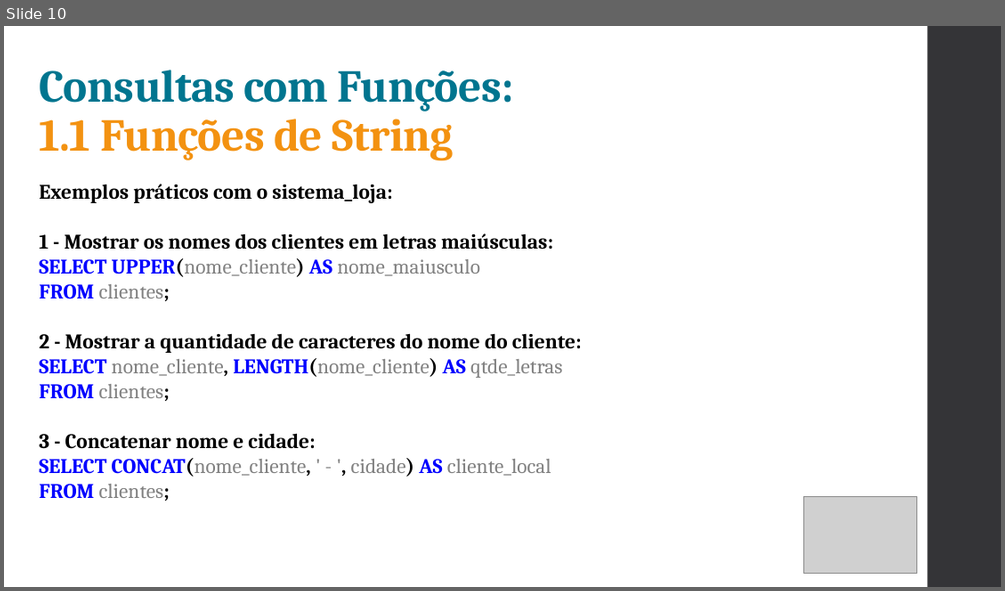
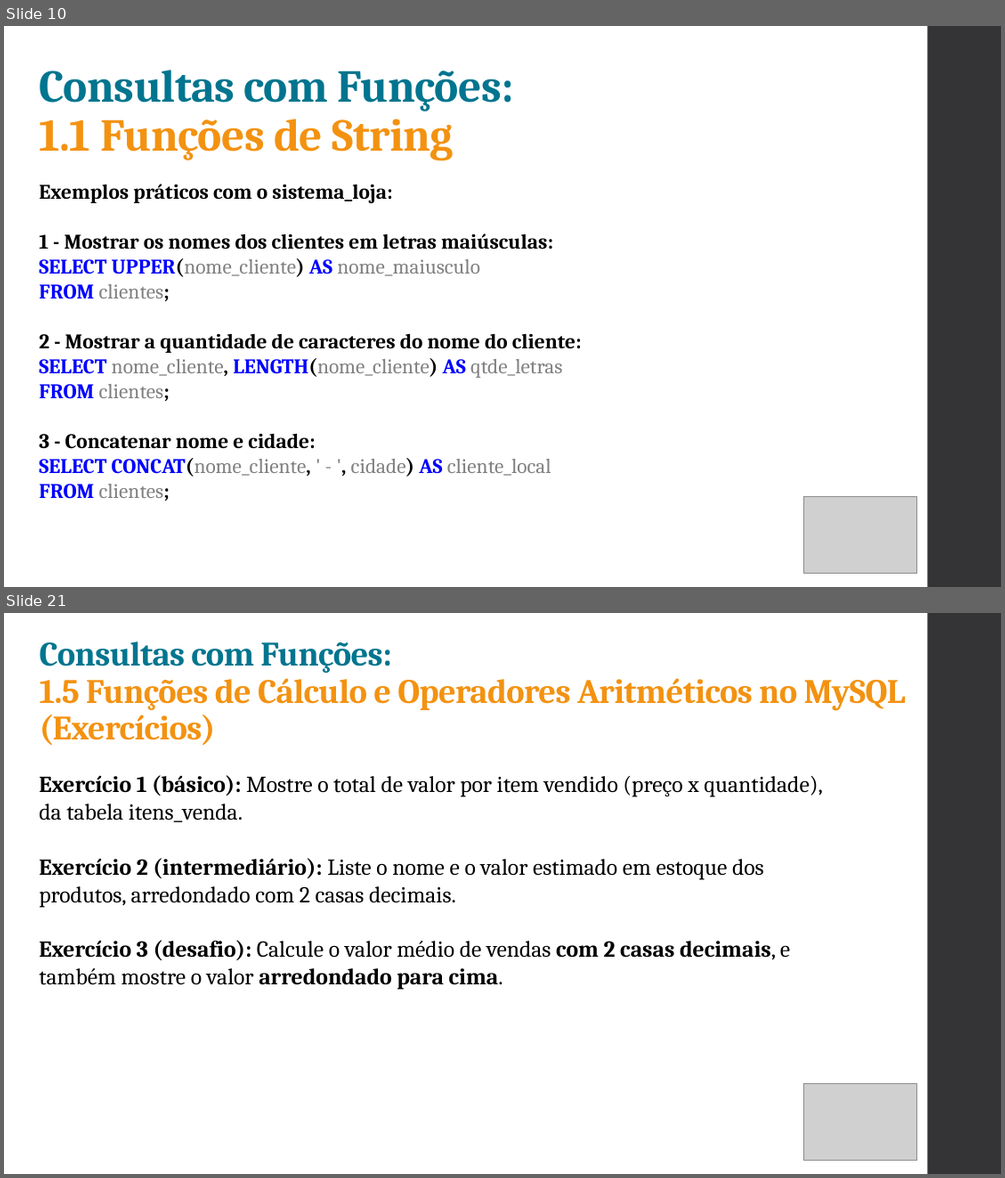
Before and after one commit to ruanSTT/database-mysql, a slide deck: Aula 03/Aula03.pptx. Shown one above the other, each under a label of ours: slide 10 before the commit, slides 10 and 21 after it; the slides between them are not shown. The pictures are 1005x591 and 1005x1178 pixels, drawn with LibreOffice and Linux fonts; fonts in the diff are those of the drawing; grey boxes stand for pictures. Boxes give left, top, right and bottom in pixels: in the first picture for what was removed or moved away, otherwise in the second. Text is boxed around its words. In the diff, an @@ line names an element or a change of style, - is before the commit and + after.

```diff
--- a/Aula 03/Aula03.pptx
+++ b/Aula 03/Aula03.pptx
@@ slide 21 added at (4,613,1001,1174), background #FFFFFF; not listed: 1 template element that a slide beside it also shows @@
@@ title added at (40,641,906,745), 33 pt, text #F39211, bold @@
+Consultas com Funções:
+1.5 Funções de Cálculo e Operadores Aritméticos no MySQL (Exercícios)
@@ text added at (39,775,823,989), 22 pt, text #000000 @@
+Exercício 1 (básico): Mostre o total de valor por item vendido (preço x quantidade), da tabela itens_venda.
+Exercício 2 (intermediário): Liste o nome e o valor estimado em estoque dos produtos, arredondado com 2 casas decimais.
+Exercício 3 (desafio): Calcule o valor médio de vendas com 2 casas decimais, e também mostre o valor arredondado para cima.
@@ picture added at (803,1083,917,1159) @@
```
Also in this commit, not shown: 1 slide changed, 9 other slides added, 1 other file.
